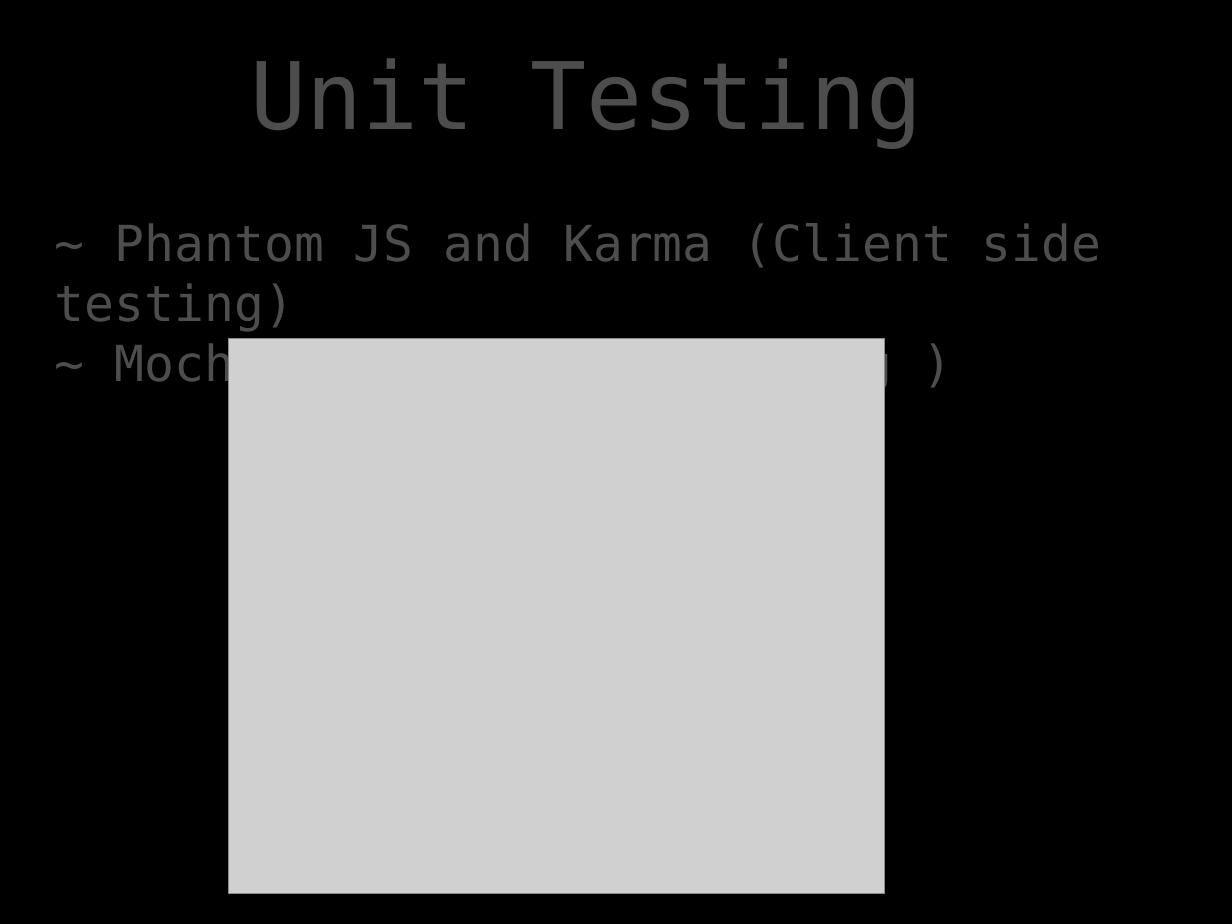
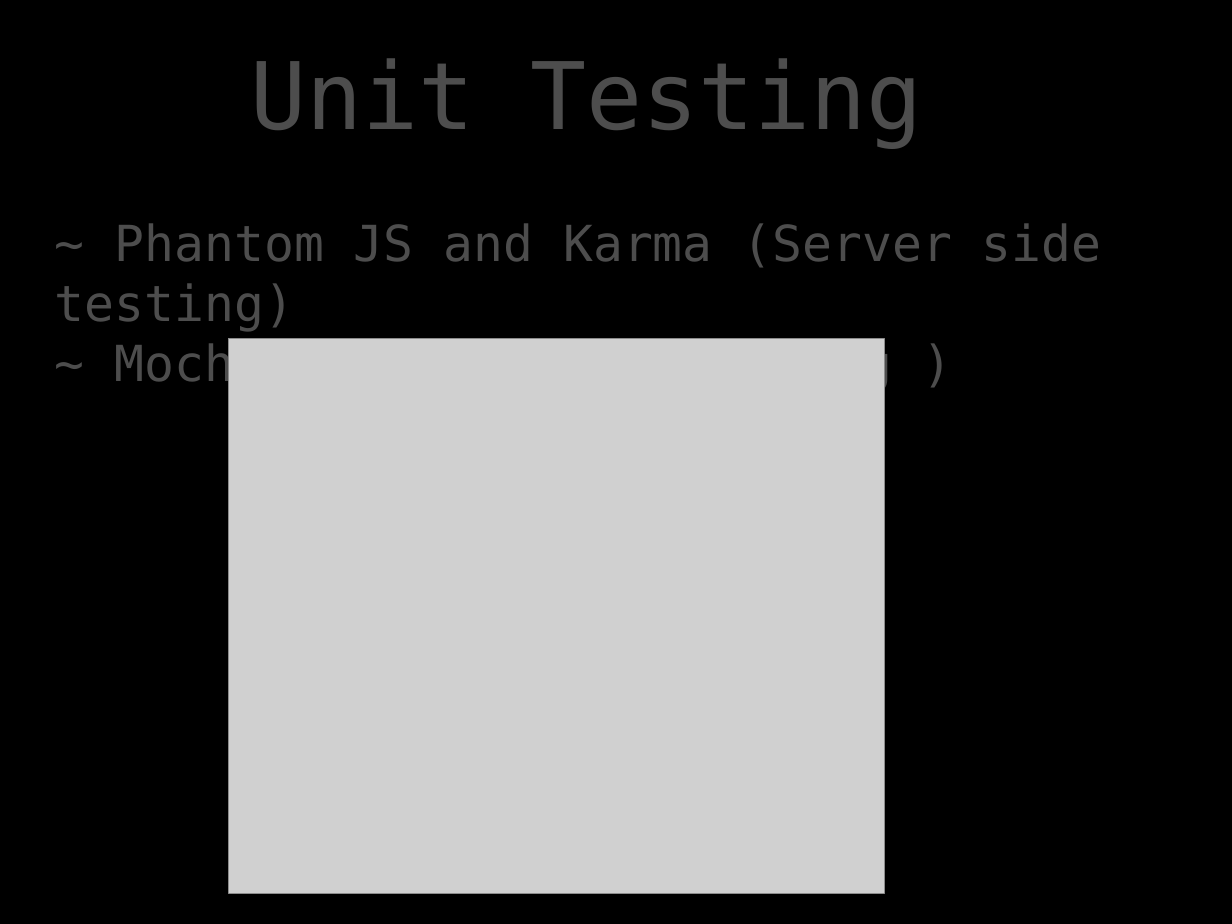
Before and after one commit to toniamichael94/MainProjectCOS301, a slide deck: slide 12 of Demo/Demo 2.pptx. Drawn at 1232x924 pixels with LibreOffice and Linux fonts; fonts in the diff are those of the drawing; grey boxes stand for pictures; background and template pictures are left out. Boxes give left, top, right and bottom in pixels: in the first picture for what was removed or moved away, otherwise in the second. Text is boxed around its words. In the diff, an @@ line names an element or a change of style, - is before the commit and + after.

```diff
--- a/Demo/Demo 2.pptx
+++ b/Demo/Demo 2.pptx
@@ text at (55,223,1102,393): text changed @@
-~ Phantom JS and Karma (Client side testing)
-~ Mocha (Server side testing )
+~ Phantom JS and Karma (Server side testing)
+~ Mocha (Client side testing )
```
Also in this commit, not shown: 3 other slides changed, 1 slide removed.
